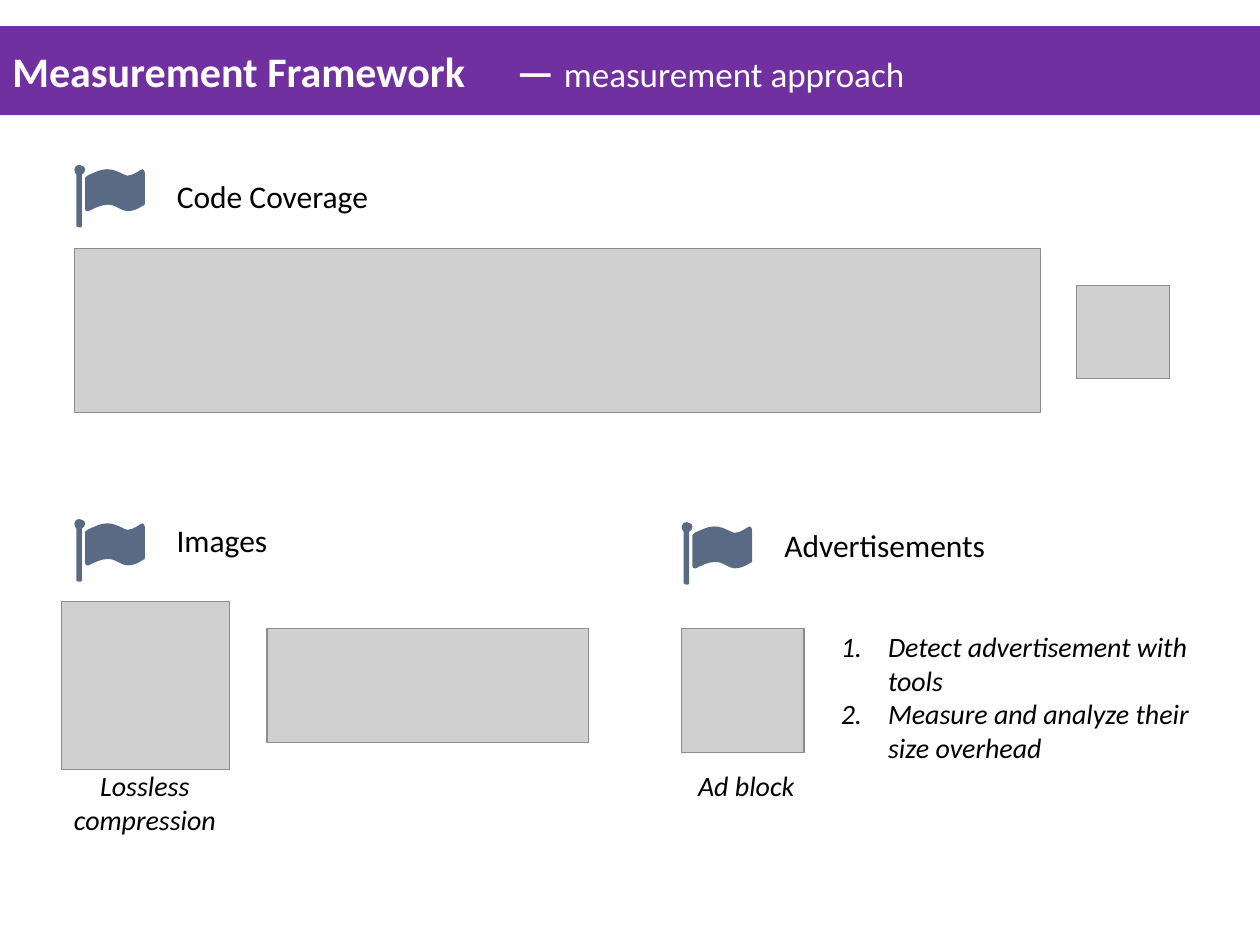
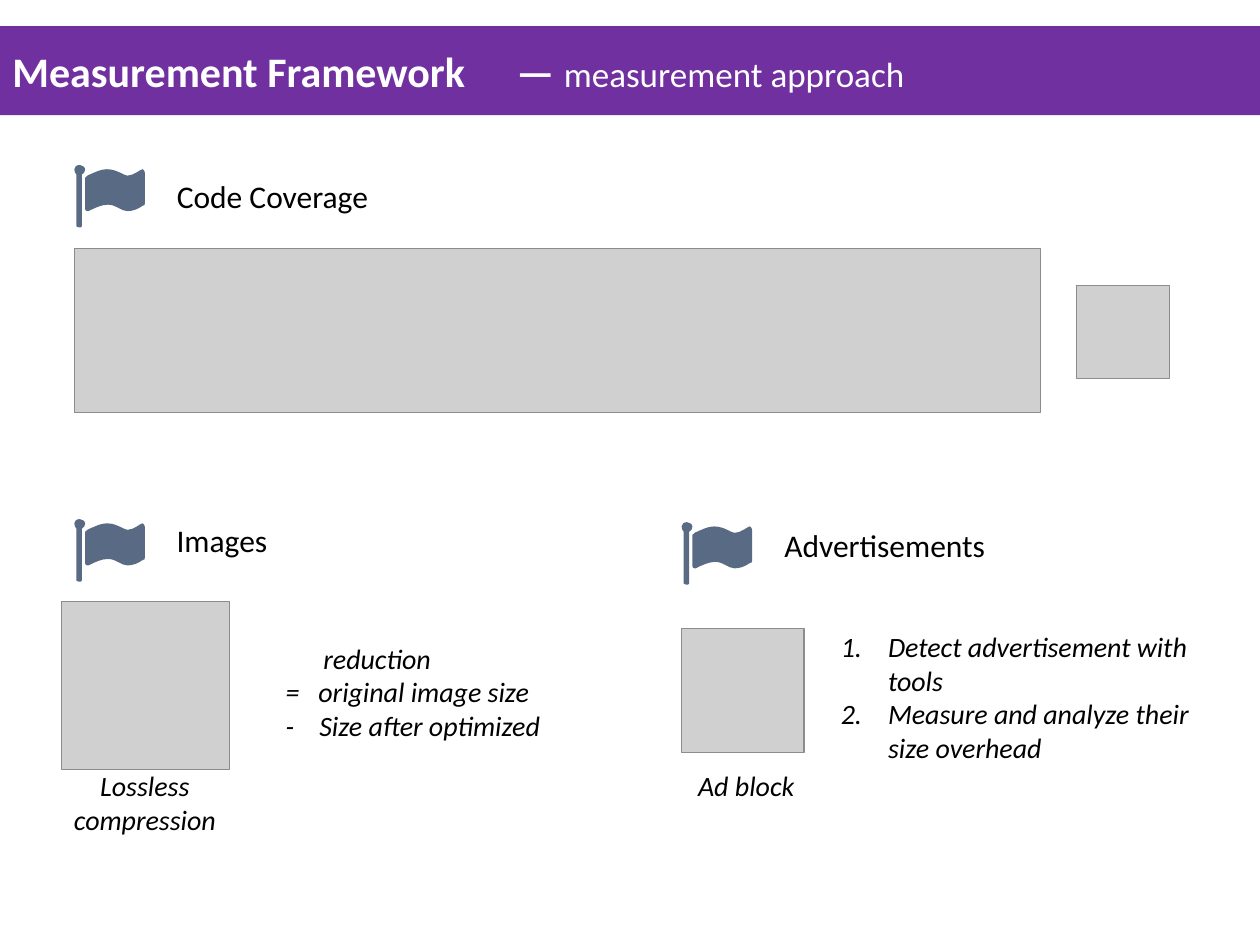
Before and after one commit to saxon17/Presentation, a slide deck: slide 8 of Mingwei_Wireless Network.ppt. Drawn at 1260x945 pixels with LibreOffice and Linux fonts; fonts in the diff are those of the drawing; grey boxes stand for pictures. Boxes give left, top, right and bottom in pixels: in the first picture for what was removed or moved away, otherwise in the second. Text is boxed around its words. In the diff, an @@ line names an element or a change of style, - is before the commit and + after.

Commit message:
Update

```diff
--- a/Mingwei_Wireless Network.ppt
+++ b/Mingwei_Wireless Network.ppt
@@ picture removed at [267, 629, 588, 743] @@
@@ text added at [318, 649, 540, 741], 16 pt, text #000000, italic @@
+reduction
+= original image size
+- Size after optimized
```
